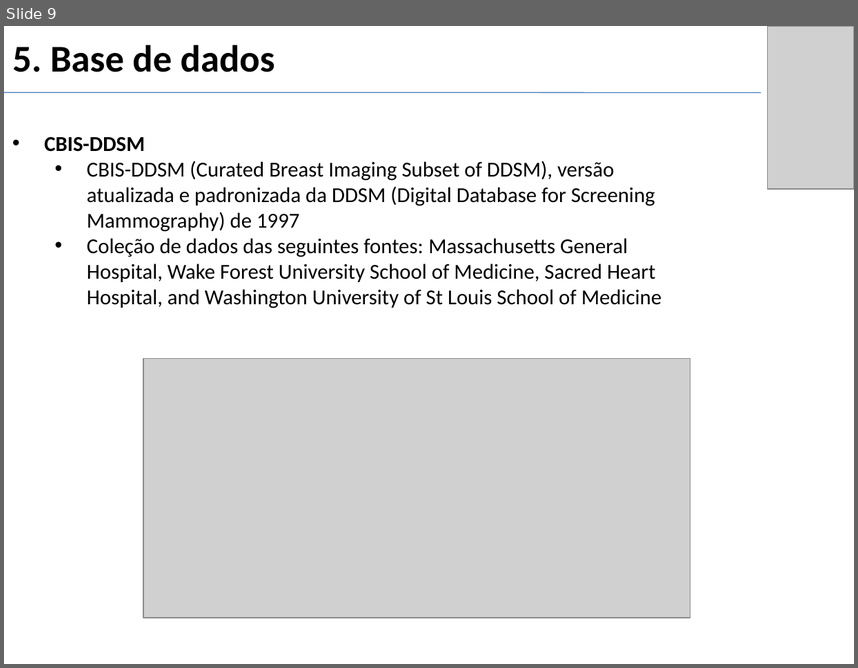
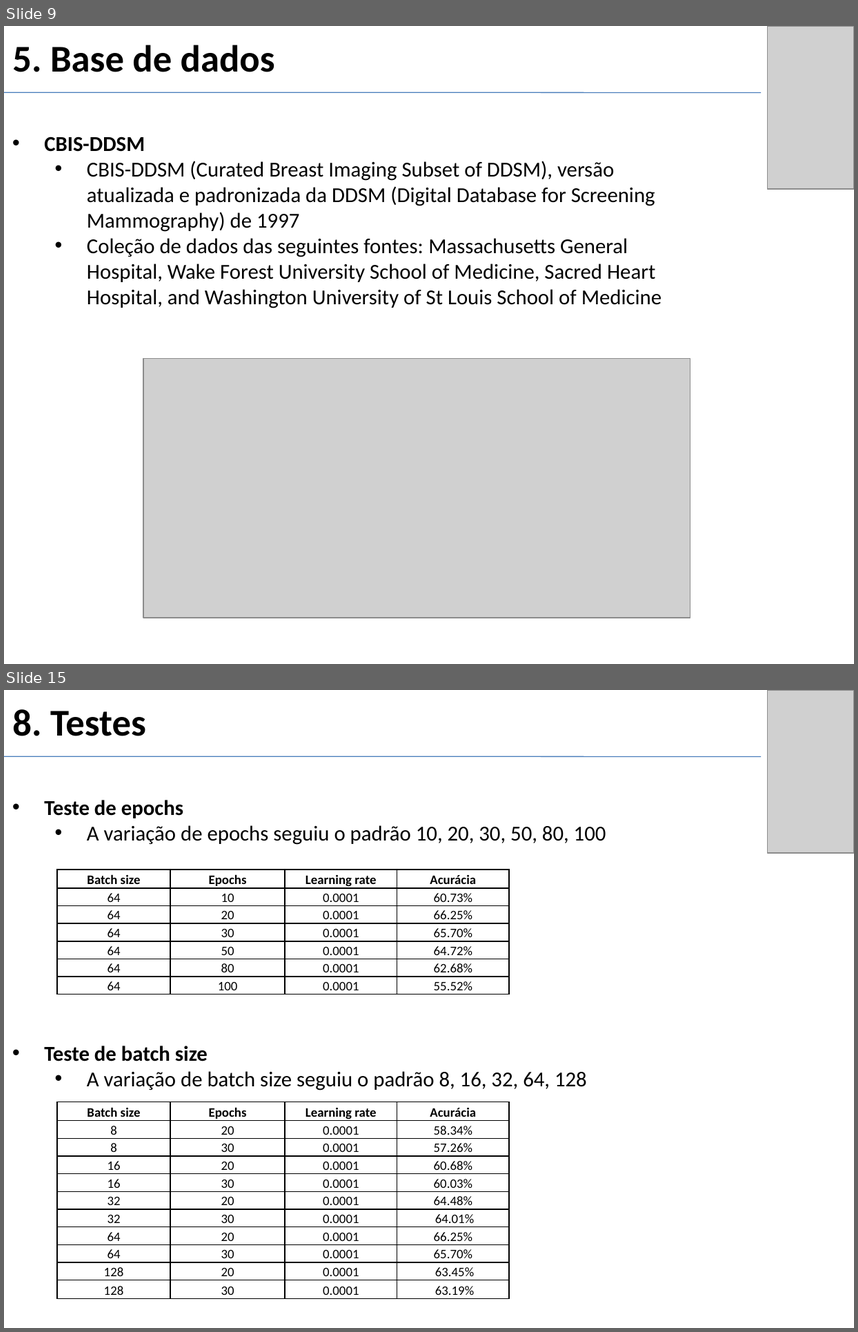
Before and after one commit to gui2524/TCC-BreastCancerNN, a slide deck: Projeto 2/docs/Slides_defesa.pptx. Shown one above the other, each under a label of ours: slide 9 before the commit, slides 9 and 15 after it; the slides between them are not shown. The pictures are 858x668 and 858x1332 pixels, drawn with LibreOffice and Linux fonts; fonts in the diff are those of the drawing; grey boxes stand for pictures. Boxes give left, top, right and bottom in pixels: in the first picture for what was removed or moved away, otherwise in the second. Text is boxed around its words. In the diff, an @@ line names an element or a change of style, - is before the commit and + after.

Commit message:
Adicionando slides de testes

```diff
--- a/Projeto 2/docs/Slides_defesa.pptx
+++ b/Projeto 2/docs/Slides_defesa.pptx
@@ slide 15 added at box(4, 690, 854, 1328), background #FFFFFF @@
@@ title added at box(12, 709, 146, 736), 32 pt, text #000000, bold @@
+8. Testes
@@ picture added at box(767, 690, 854, 854) @@
@@ line added from (4, 756) to (762, 756), #4B7EBC 0.75 pt @@
@@ text added at box(44, 800, 606, 845), 18 pt, text #000000 @@
+• Teste de epochs
+  • A variação de epochs seguiu o padrão 10, 20, 30, 50, 80, 100
@@ table added at box(56, 869, 509, 997), 7 rows, 4 columns @@
+Batch size | Epochs | Learning rate | Acurácia
+64 | 10 | 0.0001 | 60.73%
+64 | 20 | 0.0001 | 66.25%
+64 | 30 | 0.0001 | 65.70%
+64 | 50 | 0.0001 | 64.72%
+64 | 80 | 0.0001 | 62.68%
+64 | 100 | 0.0001 | 55.52%
@@ text added at box(44, 1045, 587, 1090), 18 pt, text #000000 @@
+• Teste de batch size
+  • A variação de batch size seguiu o padrão 8, 16, 32, 64, 128
@@ table added at box(56, 1101, 509, 1298), 11 rows, 4 columns @@
+Batch size | Epochs | Learning rate | Acurácia
+8 | 20 | 0.0001 | 58.34%
+8 | 30 | 0.0001 | 57.26%
+16 | 20 | 0.0001 | 60.68%
+16 | 30 | 0.0001 | 60.03%
+32 | 20 | 0.0001 | 64.48%
+32 | 30 | 0.0001 | 64.01%
+64 | 20 | 0.0001 | 66.25%
+64 | 30 | 0.0001 | 65.70%
+128 | 20 | 0.0001 | 63.45%
+128 | 30 | 0.0001 | 63.19%
```
Also in this commit, not shown: 5 other slides added.
